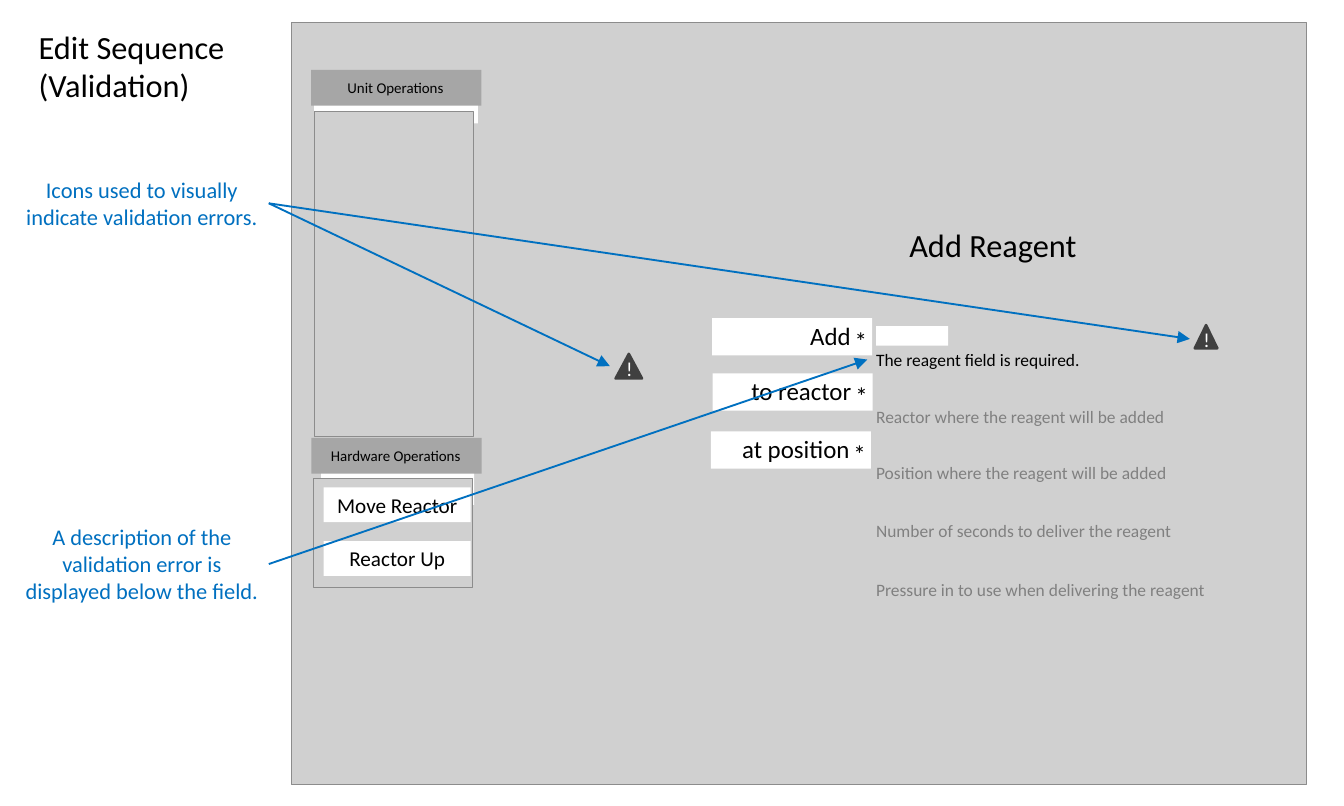
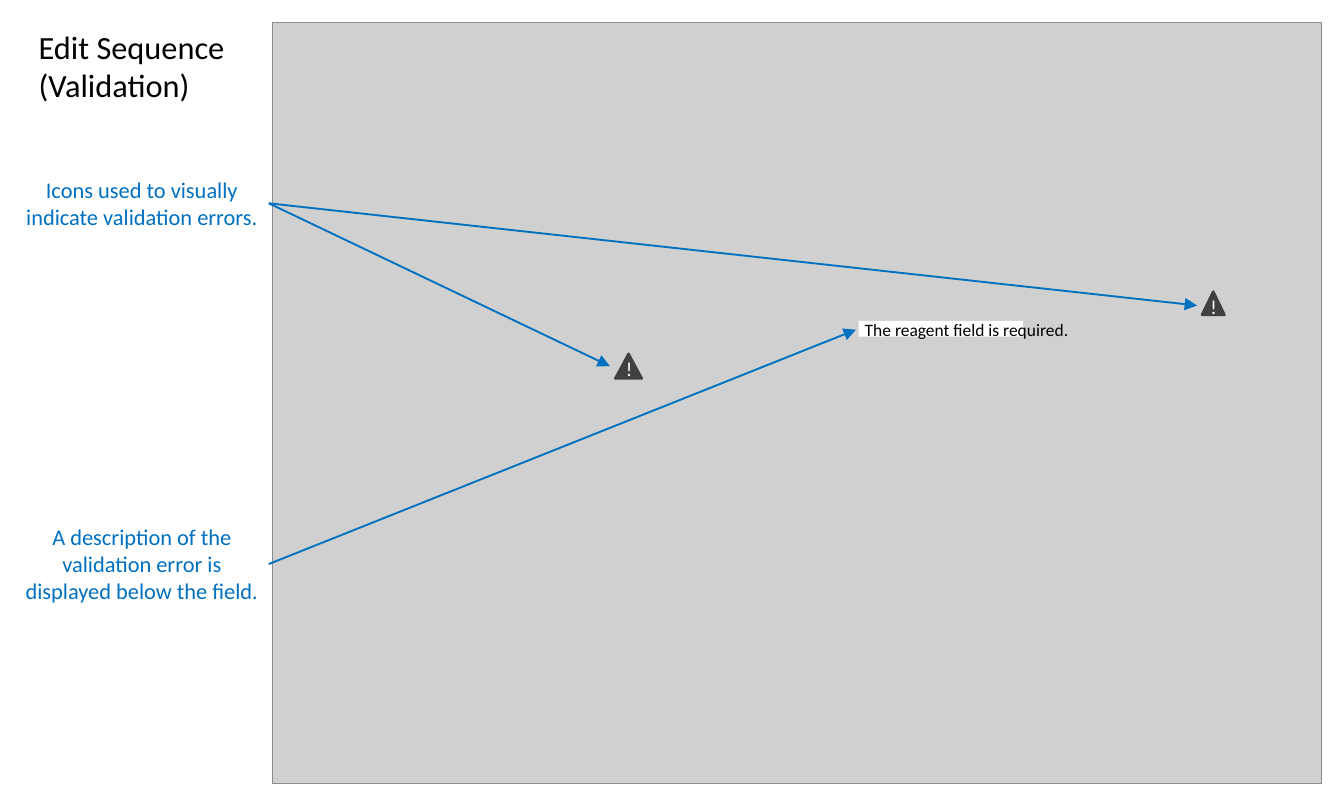
Before and after one commit to michaelvandam/elixys, a slide deck: slide 16 of doc/ElixysUserInterfaceWireframes3.pptx (slide 17 before the commit). Drawn at 1344x806 pixels with LibreOffice and Linux fonts; fonts in the diff are those of the drawing; grey boxes stand for pictures. Boxes give left, top, right and bottom in pixels: in the first picture for what was removed or moved away, otherwise in the second. Text is boxed around its words. In the diff, an @@ line names an element or a change of style, - is before the commit and + after.

```diff
--- a/doc/ElixysUserInterfaceWireframes3.pptx
+++ b/doc/ElixysUserInterfaceWireframes3.pptx
@@ picture: place and size @@
-picture at <box>291,22,1306,785</box>
+picture at <box>273,22,1322,784</box>
@@ arrow moved from (269, 203) - (1190, 339) to (269, 203) - (1197, 306) @@
@@ text "!": place and size @@
-text "!" at <box>1190,323,1223,355</box>
+text "!" at <box>1197,290,1230,322</box>
@@ triangle: place and size @@
-triangle at <box>1194,325,1217,349</box>
+triangle at <box>1202,292,1224,315</box>
@@ text "The reagent field is required.": place and size @@
-text "The reagent field is required." at <box>876,354,1080,369</box>
+text "The reagent field is required." at <box>865,322,1068,339</box>
@@ rectangle: place and size @@
-rectangle at <box>876,326,948,346</box>
+rectangle at <box>858,321,1022,337</box>
@@ arrow moved from (269, 564) - (867, 360) to (269, 564) - (856, 330) @@
@@ group removed at <box>311,70,1204,599</box>: 16 texts, 9 rectangles, 2 pictures @@
-Unit Operations
-Hardware Operations
-Move Reactor
-Reactor Up
-Reactor where the reagent will be added
-Position where the reagent will be added
-Number of seconds to deliver the reagent
-Pressure in to use when delivering the reagent
-Add Reagent
-*
-*
-*
-*
-Add
-*
-to reactor
-*
-at position
```
Also in this commit, not shown: 15 other slides changed, 6 slides added, 8 slides removed.
